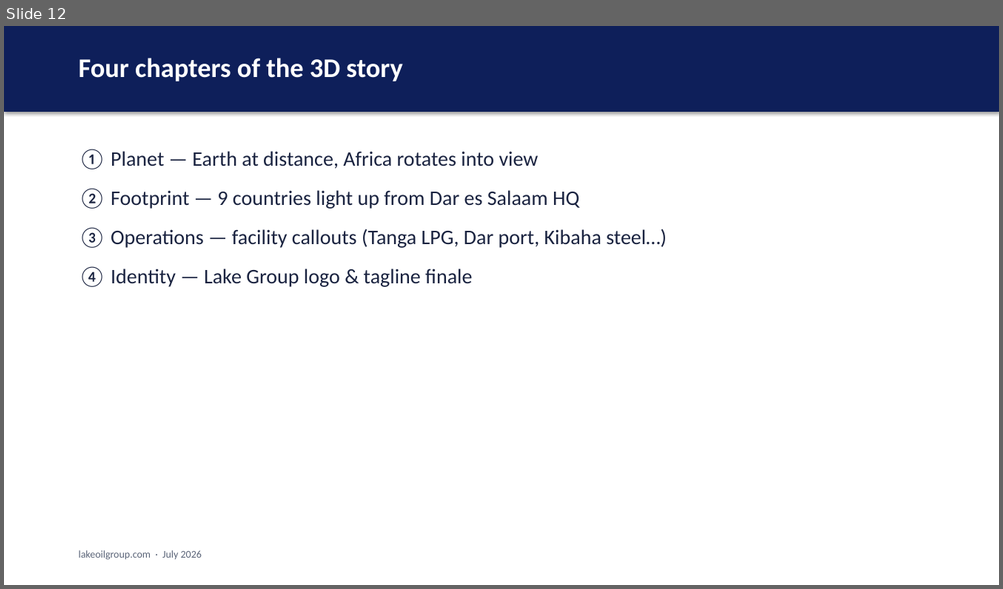
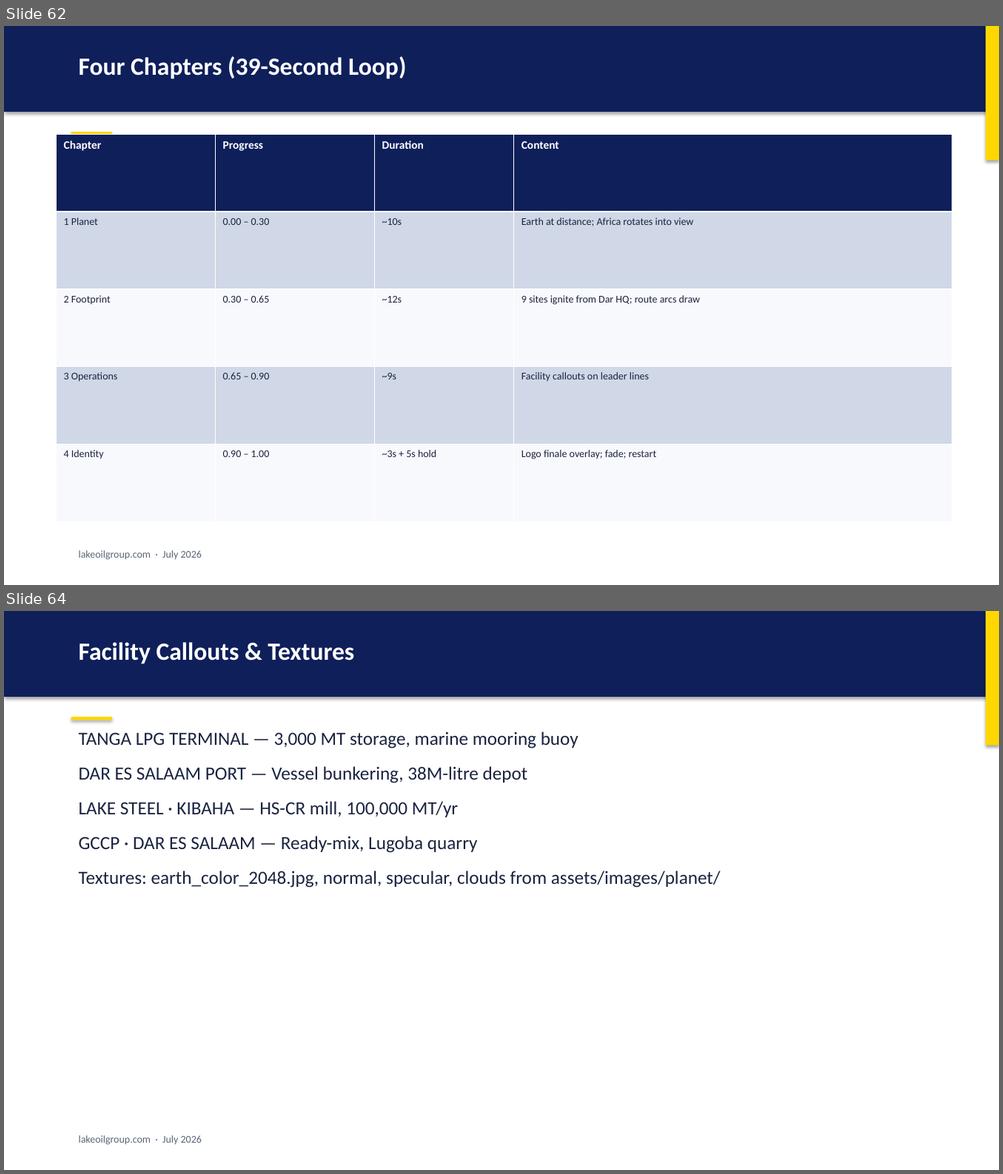
Before and after one commit to Smarderve/Lake.Group.Web, a slide deck: LAKE_GROUP_PRESENTATION.pptx. Shown one above the other, each under a label of ours: slide 12 before the commit, slides 62 and 64 after it; the slides between them are not shown. The pictures are 1003x589 and 1003x1174 pixels, drawn with LibreOffice and Linux fonts; fonts in the diff are those of the drawing. Boxes give left, top, right and bottom in pixels: in the first picture for what was removed or moved away, otherwise in the second. Text is boxed around its words. In the diff, an @@ line names an element or a change of style, - is before the commit and + after.

```diff
--- a/LAKE_GROUP_PRESENTATION.pptx
+++ b/LAKE_GROUP_PRESENTATION.pptx
@@ slide 64 added at (4, 611, 999, 1170), background #FFFFFF @@
@@ rectangle added at (4, 611, 999, 697), fill #0E1F5A @@
@@ rectangle added at (985, 611, 999, 745), fill #FFD700 @@
@@ text added at (79, 642, 354, 664), 24 pt, text #FFFFFF, bold @@
+Facility Callouts & Textures
@@ rectangle added at (71, 717, 112, 720), fill #FFD700 @@
@@ text added at (79, 732, 720, 888), 18 pt, text #1A2340 @@
+TANGA LPG TERMINAL — 3,000 MT storage, marine mooring buoy
+DAR ES SALAAM PORT — Vessel bunkering, 38M-litre depot
+LAKE STEEL · KIBAHA — HS-CR mill, 100,000 MT/yr
+GCCP · DAR ES SALAAM — Ready-mix, Lugoba quarry
+Textures: earth_color_2048.jpg, normal, specular, clouds from assets/images/planet/
@@ text added at (79, 1136, 202, 1145), 10 pt, text #5A6478 @@
+lakeoilgroup.com · July 2026
@@ what was slide 12 is now slide 62 @@
@@ slide 62 changed as well @@
@@ rectangle added at (985, 26, 999, 160), fill #FFD700 @@
@@ text at (79, 56, 406, 79): text changed; size 26 to 24 pt @@
-Four chapters of the 3D story
+Four Chapters (39-Second Loop)
@@ table added at (57, 134, 951, 522), 5 rows, 4 columns @@
+Chapter | Progress | Duration | Content
+1 Planet | 0.00 – 0.30 | ~10s | Earth at distance; Africa rotates into view
+2 Footprint | 0.30 – 0.65 | ~12s | 9 sites ignite from Dar HQ; route arcs draw
+3 Operations | 0.65 – 0.90 | ~9s | Facility callouts on leader lines
+4 Identity | 0.90 – 1.00 | ~3s + 5s hold | Logo finale overlay; fade; restart
@@ rectangle added at (71, 132, 112, 135), fill #FFD700 @@
@@ text removed at (79, 149, 666, 287) @@
-① Planet — Earth at distance, Africa rotates into view
-② Footprint — 9 countries light up from Dar es Salaam HQ
-③ Operations — facility callouts (Tanga LPG, Dar port, Kibaha steel…)
-④ Identity — Lake Group logo & tagline finale
```
Also in this commit, not shown: 3 other slides changed, 104 other slides added, 35 slides removed, 1 other file.
